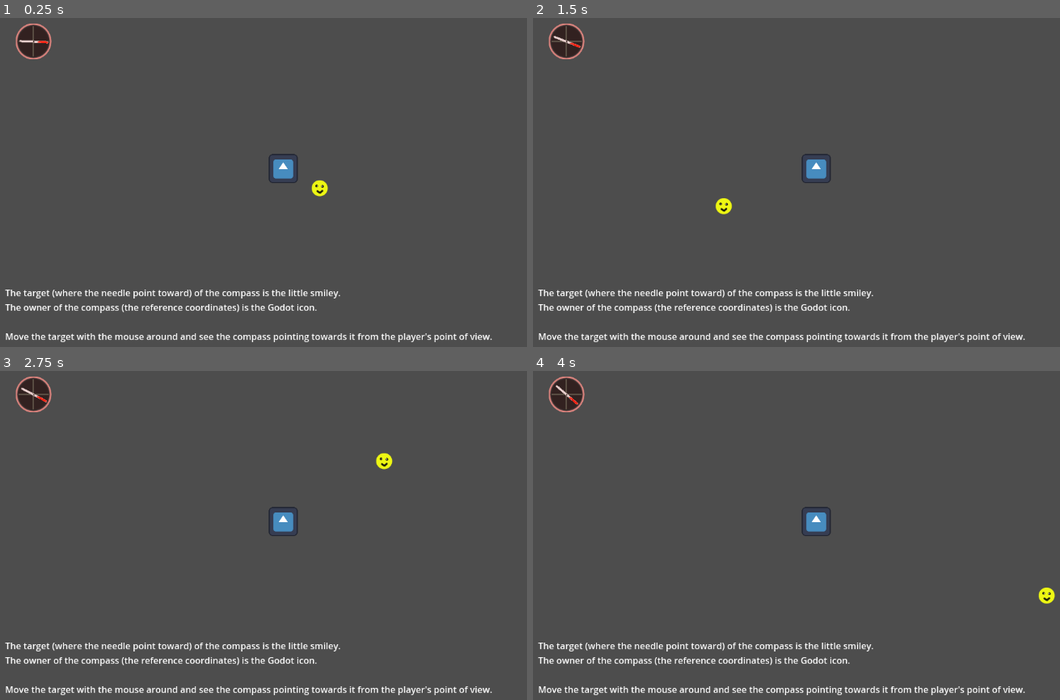
Above: before the commit, frames 1-4 (two rows, left to right).
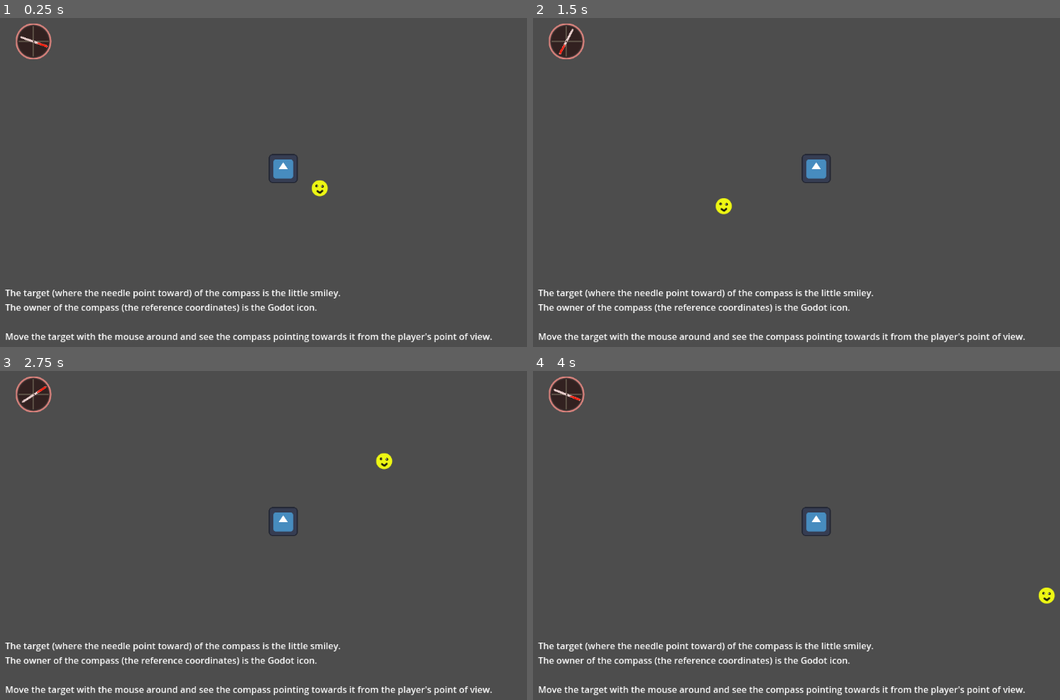
Above: after the commit, the same moments.

Repository: Infini-Creation/Useful-chunks-of-code
Game: Godot game, scene res://compass-test.tscn
Same seed, same stepped clock (60 frames per second), same inputs: the game is played once before the commit and once after it. The engine's default icon, where the game draws it, is replaced by a stand-in: a white triangle on a blue panel in a dark square.
Inputs (mouse positions are in pixels of both pictures, inside the frame that each line leads up to):
- Up to frame 1 (0.25 s): no input
- Up to frame 2 (1.5 s): tap Enter at 0.5 s; move the mouse to (996, 169) at 0.52 s; tap Space at 1.25 s; move the mouse to (722, 205) at 1.27 s
- Up to frame 3 (2.75 s): move the mouse to (384, 459) at 2.02 s
- Up to frame 4 (4 s): move the mouse to (822, 614) at 2.77 s; move the mouse to (1044, 594) at 3.52 s

The runs differ from the first frame. In frame 1, less than 0.1% of the frame differs, in the area x 3-10%, y 5-10%; in frame 2, less than 0.1%, in the area x 3-10%, y 3-12%; in frame 3, less than 0.1%; in frame 4, less than 0.1%.

Commit message:
Update compass-test.tscn

Diff:
--- a/compass/compass-test.tscn
+++ b/compass/compass-test.tscn
@@ -10,7 +10,6 @@
 position = Vector2(66, 62)
 Target = NodePath("../Node2D")
 Owner = NodePath("../player")
-CompassMode = 1
 Latency = 0.00900000000547152
 
 [node name="Node2D" parent="." instance=ExtResource("2_q1qrp")]
